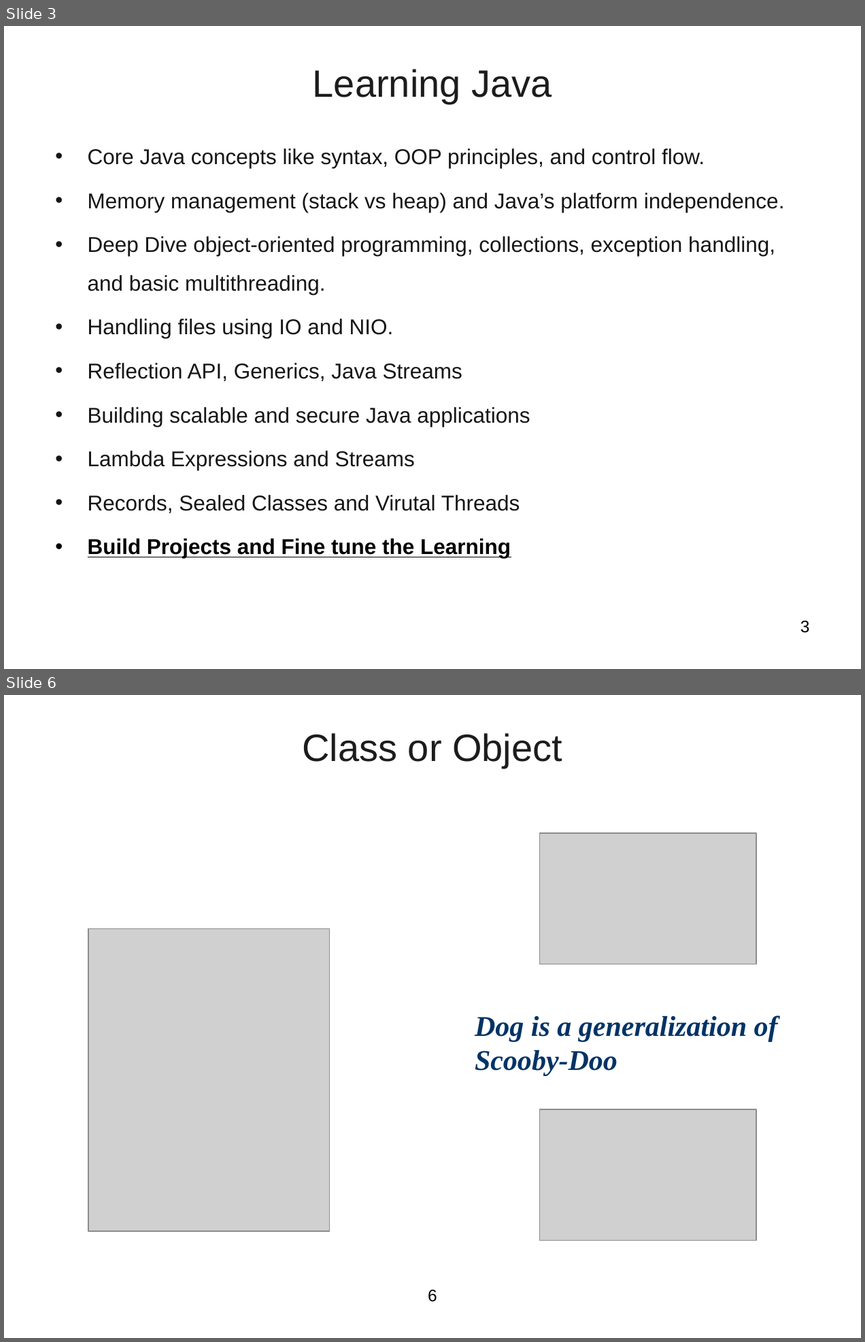
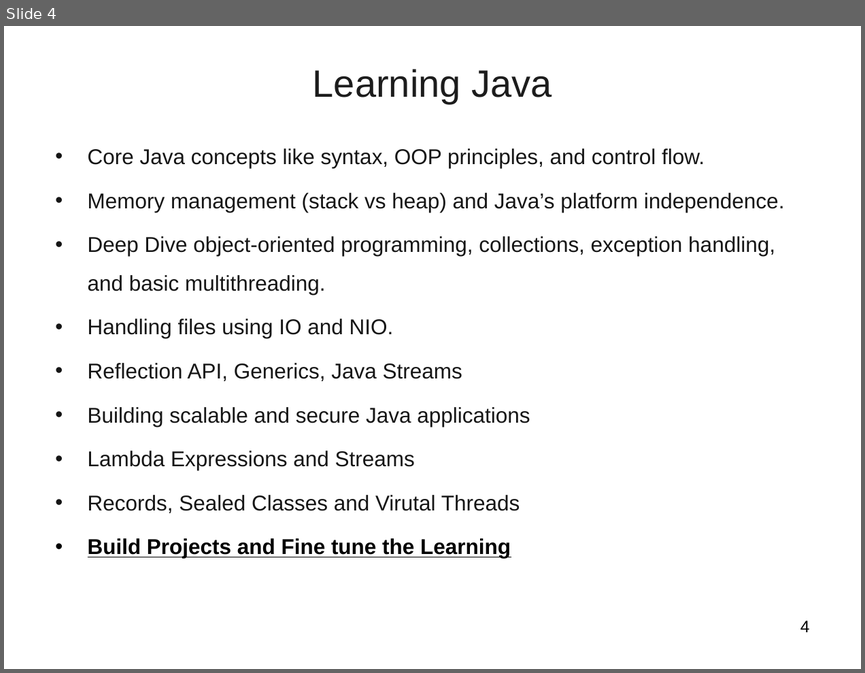
Before and after one commit to vatsanTraining/training_july_2025, a slide deck: Day1.ppt. Shown one above the other, each under a label of ours: slides 3 and 6 before the commit, slide 4 after it; the slides between them are not shown. The pictures are 865x1342 and 865x673 pixels, drawn with LibreOffice and Linux fonts; fonts in the diff are those of the drawing; grey boxes stand for pictures; background and template pictures are left out. Boxes give left, top, right and bottom in pixels: in the first picture for what was removed or moved away, otherwise in the second. Text is boxed around its words. In the diff, an @@ line names an element or a change of style, - is before the commit and + after.

```diff
--- a/Day1.ppt
+++ b/Day1.ppt
@@ slide 6 removed at (x1=4, y1=695, x2=861, y2=1338), background picture (left out) @@
@@ title removed at (x1=302, y1=733, x2=562, y2=768) @@
-Class or Object
@@ picture removed at (x1=540, y1=833, x2=756, y2=964) @@
@@ picture removed at (x1=88, y1=929, x2=329, y2=1232) @@
@@ text removed at (x1=475, y1=1015, x2=778, y2=1076) @@
-Dog is a generalization of Scooby-Doo
@@ picture removed at (x1=540, y1=1109, x2=756, y2=1240) @@
@@ page number removed at (x1=428, y1=1289, x2=437, y2=1302) @@
-6
@@ what was slide 3 is now slide 4 @@
@@ page number at (x1=800, y1=620, x2=810, y2=632): text changed @@
-3
+4
```
Also in this commit, not shown: 2 slides added, 17 other slides removed, 6 other files.
